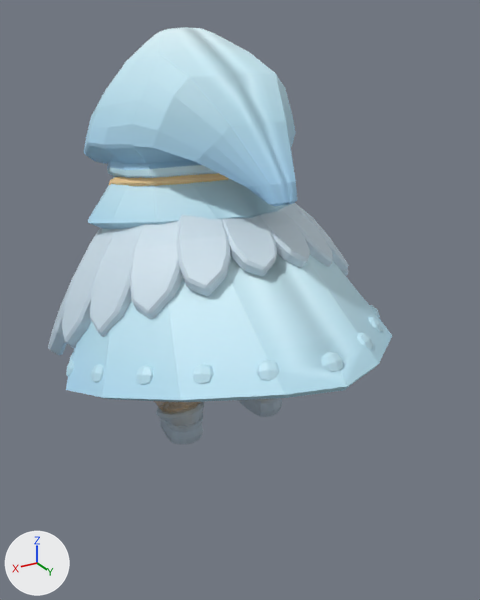
The FBX model Assets/3d/characters/npc/varis/varis1.fbx: old version first, new version second.
Camera for both pictures: a camera (50 mm lens) standing at (1.29, 2.33, 1.74) and looking at (-0.01, 0.16, 0.65). Lighting does not change. The marker at lower left points along +X, +Y and +Z. The picture after the commit comes second. Where no turn or scale is listed for an object, it has been applied to the vertices.

The scene before the commit, as lines of its bpy script (objects in view):
```python
me_retopoflow_007 = bpy.data.meshes.new('RetopoFlow.007')
me_retopoflow_007.from_pydata(...)  # 4132 vertices, 4130 faces; spans x -0.72..0.72, y -1.01..0.87, z 0.0..1.69
# faces by material slot: [714, 3416]
me_retopoflow_007.materials.append(mat_material_003)
me_retopoflow_007.materials.append(mat_material_002)  # picture img_pallette_char_png
ob_retopoflow_001 = bpy.data.objects.new('RetopoFlow.001', me_retopoflow_007)
ob_retopoflow_001.location = (0.0, 0.0, 0.0)
```
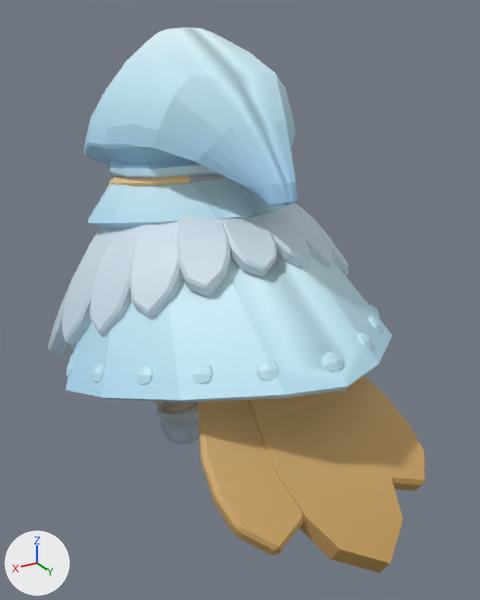
Edits to the bpy script that builds the scene:
```text
Change me_retopoflow_007:
    used by ob_retopoflow_001; location = (0.0, 0.0, 0.0)
    remove me_retopoflow_007.from_pydata(...)  # 4132 vertices, 4130 faces; spans x -0.72..0.72, y -1.01..0.87, z 0.0..1.69
    add me_retopoflow_007.from_pydata(...)  # 4292 vertices, 4296 faces; spans x -0.72..0.72, y -1.01..1.15, z -0.01..1.69
    me_retopoflow_007 part 1: a new loose piece of 88 vertices spanning x -0.44..-0.01, y 0.1..0.97, z 0.08..0.95, in mat_material_002 (picture img_pallette_char_png)
    me_retopoflow_007 part 2: a new loose piece of 88 vertices spanning x 0.01..0.44, y 0.1..0.97, z 0.08..0.95, in mat_material_002 (picture img_pallette_char_png)
    me_retopoflow_007 part 3: a new loose piece of 40 vertices spanning x -0.21..0.21, y 0.09..1.15, z -0.01..1.02, in mat_material_002 (picture img_pallette_char_png)
    me_retopoflow_007 part 4
    68 vertices are removed from x -0.38..0.38, y -0.15..0.1, z 0.7..1.19
    300 faces are deleted
    1 vertex moves within x 0.0, y 0.08, z 1.14
    7 vertices are added at x -0.36..0.35, y -0.01..0.09, z 0.77..1.16
    5 new vertices lie (-0.15, 0.02, 0.0) away from vertices in x 0.15, y 0.04..0.06, z 1.13..1.17
    32 new faces join them, mat_material_003
    210 new faces join them, mat_material_002 (picture img_pallette_char_png)
```

Pixel boxes [x1, y1, x2, y2] of what changed, in the pictures (480 x 600 px; the box of a moved part takes in the faces that stretch with it):
'RetopoFlow.001', reshaped (10% wider, 31% taller): before [48, 27, 392, 444]; after [48, 27, 425, 573]
part 1 of me_retopoflow_007, added (brown): after [336, 376, 425, 491]
part 2 of me_retopoflow_007, added (orange): after [198, 400, 304, 555]
part 3 of me_retopoflow_007, added (orange): after [248, 391, 403, 573]
part 4 of me_retopoflow_007, moved or reshaped: before [109, 173, 229, 186]; after [109, 174, 227, 186]
